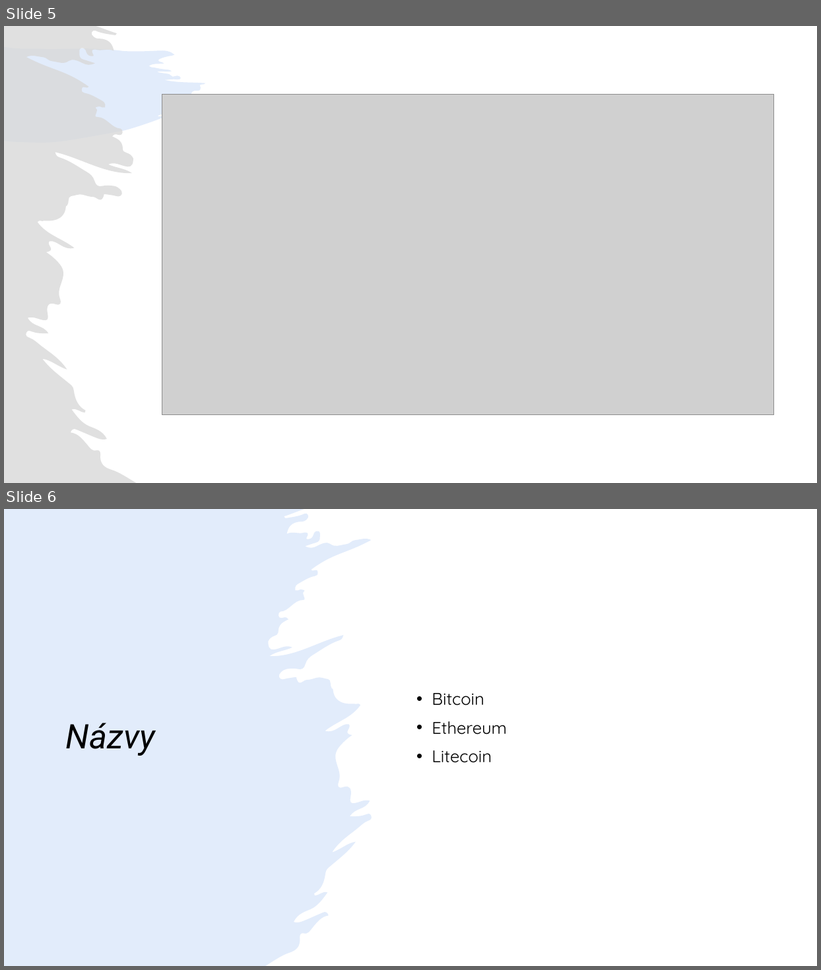
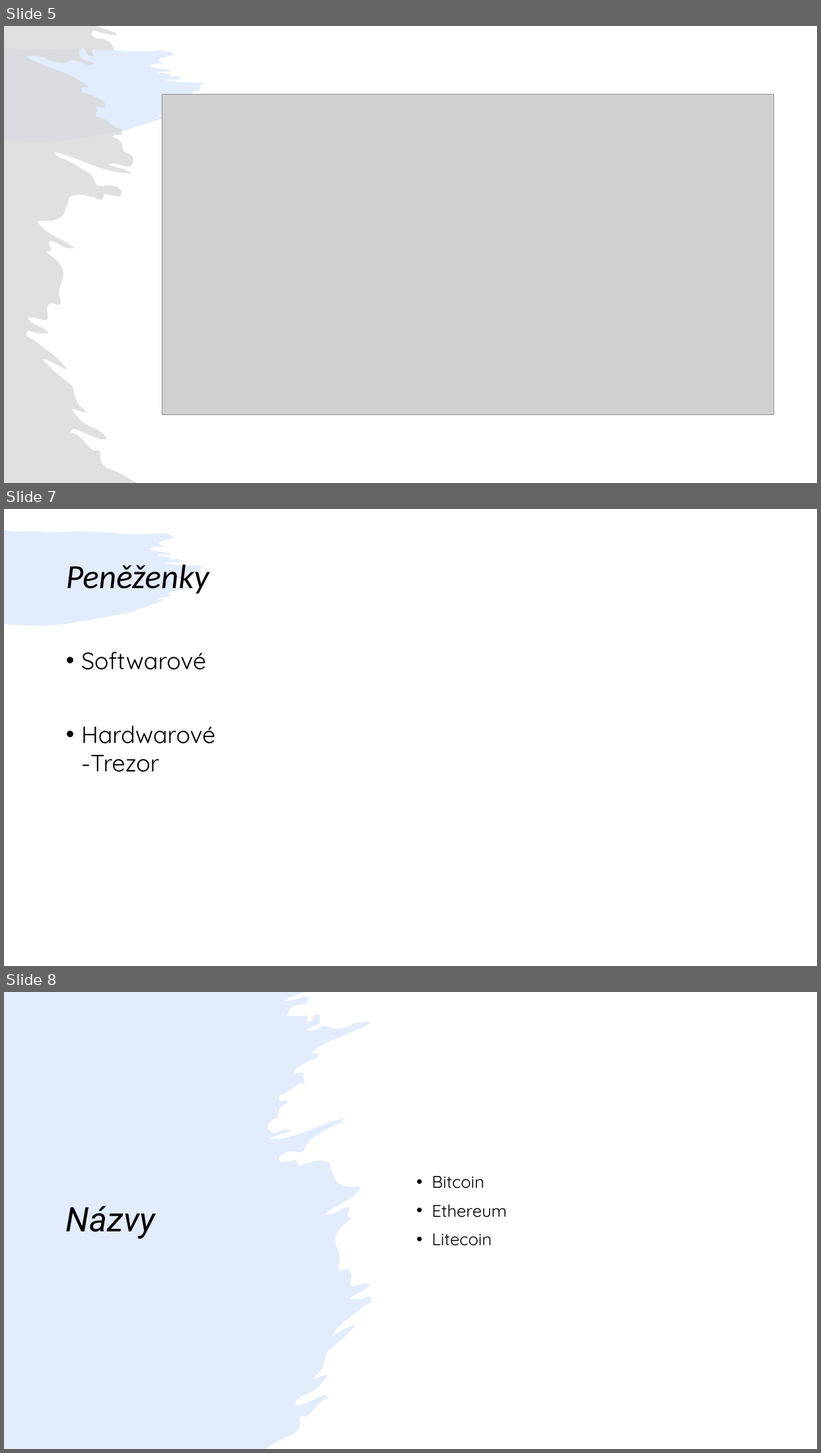
Before and after one commit to kuba384/Jirasek, a slide deck: Presentation.pptx. Shown one above the other, each under a label of ours: slides 5 and 6 before the commit, slides 5, 7 and 8 after it; the slides between them are not shown. The pictures are 821x970 and 821x1453 pixels, drawn with LibreOffice and Linux fonts; fonts in the diff are those of the drawing; grey boxes stand for pictures. Boxes give left, top, right and bottom in pixels: in the first picture for what was removed or moved away, otherwise in the second. Text is boxed around its words. In the diff, an @@ line names an element or a change of style, - is before the commit and + after.

```diff
--- a/Presentation.pptx
+++ b/Presentation.pptx
@@ slide 7 added at (4,509,817,966), background #FFFFFF; not listed: 1 template element that a slide beside it also shows @@
@@ title added at (66,564,209,594), 40 pt, text #000000, italic @@
+Peněženky
@@ text added at (81,652,216,772), 28 pt, text #000000 @@
+• Softwarové
+• Hardwarové
+  -Trezor
@@ what was slide 6 is now slide 8 @@
```
Also in this commit, not shown: 1 slide changed, 2 other slides added.
